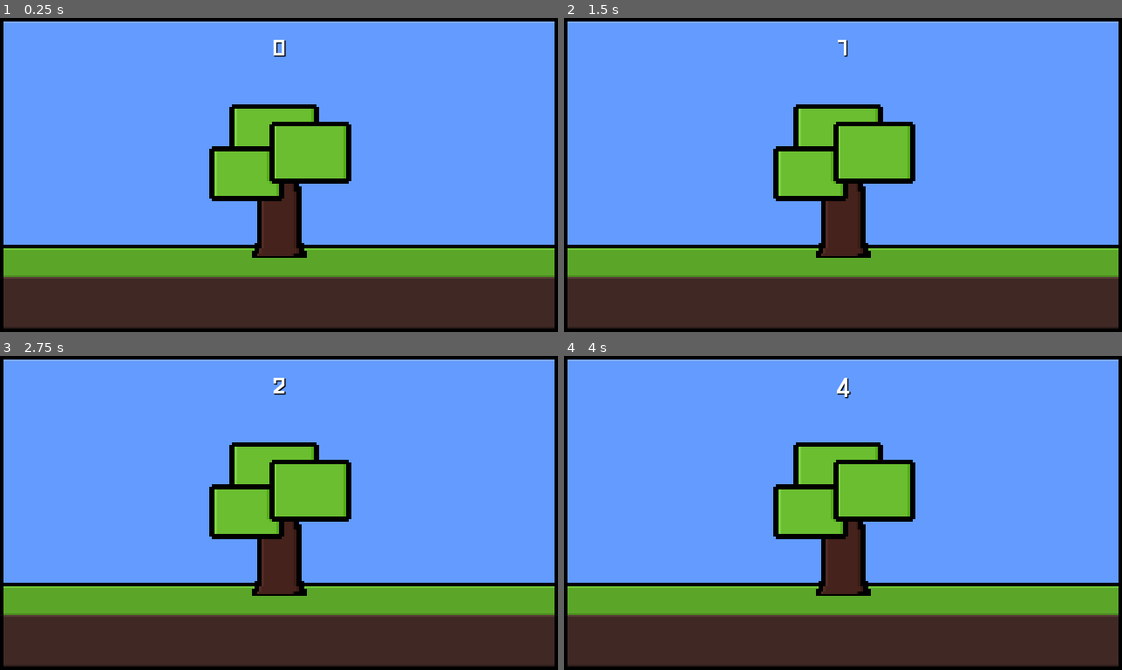
Above: before the commit, frames 1-4 (two rows, left to right).
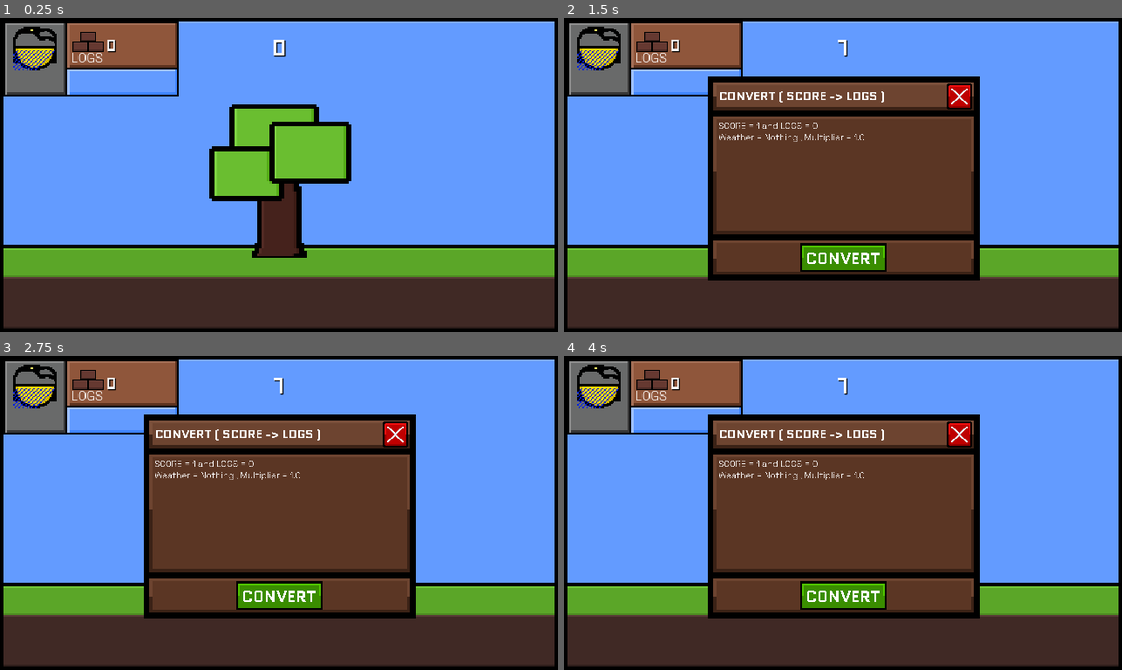
Above: after the commit, the same moments.

Repository: d3V-E/Tree-Game
Game: Godot game, scene res://scenes/main_game.tscn
Same seed, same stepped clock (60 frames per second), same inputs: the game is played once before the commit and once after it.
Inputs (mouse positions are in pixels of both pictures, inside the frame that each line leads up to):
- Up to frame 1 (0.25 s): no input
- Up to frame 2 (1.5 s): click (843, 178) at 0.5 s; click (653, 36) at 1.27 s
- Up to frame 3 (2.75 s): click (279, 594) at 2.02 s
- Up to frame 4 (4 s): click (843, 594) at 2.77 s; tap Enter at 3.5 s; move the mouse to (965, 497) at 3.52 s; hold Right from 3.53 s (still down); tap Alt at 3.6 s; click (965, 497) at 3.67 s

The runs differ from the first frame. In frame 1, 6.2% of the frame differs, in the area x 0-33%, y 1-25%; in frame 2, 37%; in frame 3, 37%; in frame 4, 37%, in the area x 0-75%, y 1-84%.

Commit message:
Update 2

Diff:
--- a/scenes/main_game.tscn
+++ b/scenes/main_game.tscn
@@ -4,7 +4,17 @@
 [ext_resource type="Texture2D" uid="uid://co068e173snsi" path="res://assets/Clear background.png" id="1_s3esy"]
 [ext_resource type="Texture2D" uid="uid://dh6rhr5qawx42" path="res://assets/Ground.png" id="2_72e8q"]
 [ext_resource type="Texture2D" uid="uid://de2wmkscsoywt" path="res://assets/Tree.png" id="3_d2op2"]
-[ext_resource type="FontFile" uid="uid://cwe5bpa0hnu8l" path="res://assets/Geo-Regular.ttf" id="5_ipu61"]
+[ext_resource type="FontFile" uid="uid://cwe5bpa0hnu8l" path="res://assets/fonts/Geo-Regular.ttf" id="5_ipu61"]
+[ext_resource type="Texture2D" uid="uid://cpkksi76fyiev" path="res://assets/Stats.png" id="6_ygxny"]
+[ext_resource type="Texture2D" uid="uid://cfxn65feljqts" path="res://assets/Log.png" id="7_wi4c7"]
+[ext_resource type="FontFile" uid="uid://8c6j0tkelvwg" path="res://assets/fonts/SpaceGrotesk-VariableFont_wght.ttf" id="8_70vka"]
+[ext_resource type="Texture2D" uid="uid://cqcrtco4e1slj" path="res://assets/Convert.png" id="9_o6v7o"]
+[ext_resource type="Texture2D" uid="uid://b5yn2tcxfdrcn" path="res://assets/weather/Cloudy.png" id="9_sp04v"]
+[ext_resource type="Texture2D" uid="uid://c5p22e2er4d3p" path="res://assets/weather/Sunny.png" id="10_ihbck"]
+[ext_resource type="FontFile" uid="uid://bvms8h4edljip" path="res://assets/fonts/Quantico-Bold.ttf" id="10_wjob3"]
+[ext_resource type="Texture2D" uid="uid://ccwwa2nmmt81g" path="res://assets/Close.png" id="11_8xp80"]
+[ext_resource type="Texture2D" uid="uid://bgb21a51lb2pk" path="res://assets/weather/Rain.png" id="11_vnsdt"]
+[ext_resource type="Texture2D" uid="uid://5lgao53anued" path="res://assets/Confirm Convert.png" id="12_o6v7o"]
 
 [node name="Main game" type="Node2D" unique_id=2099000414]
 script = ExtResource("1_0rdsr")
@@ -18,24 +28,6 @@
 [node name="Ground" type="Sprite2D" parent="CanvasLayer" unique_id=813350954]
 position = Vector2(320, 310)
 texture = ExtResource("2_72e8q")
-
-[node name="Tree" type="TextureButton" parent="CanvasLayer" unique_id=1902339895]
-anchors_preset = 8
-anchor_left = 0.5
-anchor_top = 0.5
-anchor_right = 0.5
-anchor_bottom = 0.5
-offset_left = -91.25
-offset_top = -87.25
-offset_right = 91.25
-offset_bottom = 95.25
-grow_horizontal = 2
-grow_vertical = 2
-texture_normal = ExtResource("3_d2op2")
-stretch_mode = 0
-
-[node name="SaveUPD" type="Timer" parent="CanvasLayer/Tree" unique_id=372278506]
-autostart = true
 
 [node name="Score" type="RichTextLabel" parent="CanvasLayer" unique_id=235533328]
 anchors_preset = 5
@@ -53,6 +45,128 @@
 horizontal_alignment = 1
 vertical_alignment = 1
 
+[node name="Tree" type="TextureButton" parent="CanvasLayer" unique_id=1902339895]
+anchors_preset = -1
+anchor_left = 0.35700002
+anchor_top = 0.25800002
+anchor_right = 0.643
+anchor_bottom = 0.76500005
+offset_left = 0.269989
+offset_top = -0.13000488
+offset_right = -0.27001953
+offset_bottom = -0.15002441
+grow_horizontal = 2
+grow_vertical = 2
+texture_normal = ExtResource("3_d2op2")
+stretch_mode = 0
+
+[node name="SaveUPD" type="Timer" parent="CanvasLayer/Tree" unique_id=372278506]
+autostart = true
+
+[node name="Stats" type="Sprite2D" parent="CanvasLayer" unique_id=1987372472]
+position = Vector2(104.416664, 46.75)
+scale = Vector2(1.1533333, 1.1533333)
+texture = ExtResource("6_ygxny")
+
+[node name="Log Header" type="RichTextLabel" parent="CanvasLayer/Stats" unique_id=470216563]
+offset_left = -20.303467
+offset_top = -9.320808
+offset_right = 15.2456665
+offset_bottom = 9.754341
+theme_override_fonts/normal_font = ExtResource("8_70vka")
+theme_override_font_sizes/normal_font_size = 13
+text = "LOGS"
+
+[node name="Log Count" type="RichTextLabel" parent="CanvasLayer/Stats" unique_id=58380009]
+anchors_preset = 5
+anchor_left = 0.5
+anchor_right = 0.5
+offset_left = -73.988434
+offset_top = -33.598267
+offset_right = -5.4913177
+offset_bottom = 6.286129
+grow_horizontal = 2
+theme_override_colors/font_shadow_color = Color(0, 0, 0, 1)
+theme_override_fonts/normal_font = ExtResource("5_ipu61")
+theme_override_font_sizes/normal_font_size = 24
+text = "0"
+vertical_alignment = 1
+
+[node name="Log" type="TextureButton" parent="CanvasLayer/Stats" unique_id=2030129797]
+offset_left = -19.436417
+offset_top = -38.800587
+offset_right = 13.511566
+offset_bottom = -5.852604
+texture_normal = ExtResource("7_wi4c7")
+
+[node name="Cloudy" type="Sprite2D" parent="CanvasLayer/Stats" unique_id=444764310]
+position = Vector2(-55.8526, -10.187864)
+scale = Vector2(1.3547688, 1.3547688)
+texture = ExtResource("9_sp04v")
+
+[node name="Sunny" type="Sprite2D" parent="CanvasLayer/Stats" unique_id=1024054471]
+position = Vector2(-55.8526, -10.187864)
+scale = Vector2(1.3547688, 1.3547688)
+texture = ExtResource("10_ihbck")
+
+[node name="Rain" type="Sprite2D" parent="CanvasLayer/Stats" unique_id=1164517397]
+position = Vector2(-55.8526, -10.187864)
+scale = Vector2(1.3547688, 1.3547688)
+texture = ExtResource("11_vnsdt")
+
+[node name="Convert" type="Sprite2D" parent="CanvasLayer" unique_id=13254488]
+position = Vector2(320.6667, 184)
+scale = Vector2(0.39, 0.38999996)
+texture = ExtResource("9_o6v7o")
+
+[node name="Header" type="RichTextLabel" parent="CanvasLayer/Convert" unique_id=1557404471]
+offset_left = -365.812
+offset_top = -282.05127
+offset_right = 139.3162
+offset_bottom = -202.56412
+theme_override_fonts/normal_font = ExtResource("10_wjob3")
+theme_override_font_sizes/normal_font_size = 36
+text = "CONVERT ( SCORE -> LOGS )"
+vertical_alignment = 1
+
+[node name="Close Convert" type="TextureButton" parent="CanvasLayer/Convert" unique_id=839058266]
+offset_left = 303.4188
+offset_top = -279.4872
+offset_right = 379.0085
+offset_bottom = -203.89749
+texture_normal = ExtResource("11_8xp80")
+stretch_mode = 0
+
+[node name="Convert Confirm" type="TextureButton" parent="CanvasLayer/Convert" unique_id=1355383976]
+anchors_preset = 8
+anchor_left = 0.5
+anchor_top = 0.5
+anchor_right = 0.5
+anchor_bottom = 0.5
+offset_left = -526.923
+offset_top = -108.97427
+offset_right = -273.07703
+offset_bottom = -24.358917
+grow_horizontal = 2
+grow_vertical = 2
+texture_normal = ExtResource("12_o6v7o")
+stretch_mode = 0
+
+[node name="Info" type="RichTextLabel" parent="CanvasLayer/Convert" unique_id=1620477750]
+offset_left = -368.37613
+offset_top = -171.79489
+offset_right = 372.6495
+offset_bottom = -53.84616
+theme_override_fonts/normal_font = ExtResource("8_70vka")
+theme_override_font_sizes/normal_font_size = 26
+text = "EXAMPLE"
+
 [connection signal="button_down" from="CanvasLayer/Tree" to="." method="_on_tree_button_down"]
 [connection signal="button_up" from="CanvasLayer/Tree" to="." method="_on_tree_button_up"]
 [connection signal="timeout" from="CanvasLayer/Tree/SaveUPD" to="." method="_on_save_upd_timeout"]
+[connection signal="button_down" from="CanvasLayer/Stats/Log" to="." method="_on_log_button_down"]
+[connection signal="button_up" from="CanvasLayer/Stats/Log" to="." method="_on_log_button_up"]
+[connection signal="button_down" from="CanvasLayer/Convert/Close Convert" to="." method="_on_close_convert_button_down"]
+[connection signal="button_up" from="CanvasLayer/Convert/Close Convert" to="." method="_on_close_convert_button_up"]
+[connection signal="button_down" from="CanvasLayer/Convert/Convert Confirm" to="." method="_on_convert_confirm_button_down"]
+[connection signal="button_up" from="CanvasLayer/Convert/Convert Confirm" to="." method="_on_convert_confirm_button_up"]
--- a/scripts/main_game.gd
+++ b/scripts/main_game.gd
@@ -5,17 +5,30 @@
 const save_path = "user://userdata.save"
 
 @onready var tree: TextureButton = $CanvasLayer/Tree
+@onready var convertlog : TextureButton = $CanvasLayer/Stats/Log
+@onready var closeconvert : TextureButton = $"CanvasLayer/Convert/Close Convert"
+@onready var convertconfirm: TextureButton = $"CanvasLayer/Convert/Convert Confirm"
+@onready var convertdg: Sprite2D = $CanvasLayer/Convert
+
+
+
 
 var score = 0
+var wood = 0
+var weather = "Nothing"
+var weathermulti = 1.0
+
 
 
 
 signal score_changed
+signal wood_changed
 
 
 func save_data():
 	var data = {
-		"score": score
+		"score": score,
+		"wood": wood
 	}
 	var file = FileAccess.open(save_path , FileAccess.WRITE)
 	file.store_var(data)
@@ -30,6 +43,7 @@
 		file.close()
 		if typeof(data) == TYPE_DICTIONARY:
 			score = data.get("score" , 0)
+			wood = data.get("wood" , 0)
 	else:
 		save_data()
 
@@ -44,10 +58,24 @@
 func _ready():
 	load_data()
 	tree.pivot_offset = tree.size / 2
+	convertlog.pivot_offset = convertlog.size / 2
+	closeconvert.pivot_offset = closeconvert.size / 2
+	convertconfirm.pivot_offset = convertconfirm.size / 2
 	$CanvasLayer/Score.text = str(score)
+	$"CanvasLayer/Stats/Log Count".text = str(wood)
+	hconverttree()
 
 
 
+
+func sconverttree():
+	convertdg.visible = true
+	$CanvasLayer/Convert/Info.text = "SCORE = " + str(score) + " and LOGS = " + str(wood) + "\nWeather = " + str(weather) + " , Multiplier = " + str(weathermulti)
+
+
+
+func hconverttree():
+	convertdg.visible = false
 
 
 
@@ -59,12 +87,15 @@
 
 
 func _on_tree_button_up():
-	var tween = get_tree().create_tween()
-	tween.tween_property(tree , "scale" , Vector2(1 , 1), .1)
-	score += 1
-	$CanvasLayer/Score.text = str(score)
-	emit_signal("score_changed")
-	save_data()
+	if convertdg.visible == false:
+		var tween = get_tree().create_tween()
+		tween.tween_property(tree , "scale" , Vector2(1 , 1), .1)
+		score += 1
+		$CanvasLayer/Score.text = str(score)
+		emit_signal("score_changed")
+		save_data()
+	else:
+		pass
 
 
 
@@ -72,5 +103,61 @@
 
 func _on_save_upd_timeout():
 	emit_signal("score_changed")
+	emit_signal("wood_changed")
 	$CanvasLayer/Score.text = str(score)
+	$"CanvasLayer/Stats/Log Count".text = str(wood)
 	save_data()
+
+
+
+
+func _on_log_button_down():
+	var tween = get_tree().create_tween()
+	tween.tween_property(convertlog , "scale" , Vector2(.9 , .9) , .1)
+
+
+
+
+
+func _on_log_button_up():
+	var tween = get_tree().create_tween()
+	tween.tween_property(convertlog , "scale" , Vector2 ( 1 , 1) , .1)
+	sconverttree()
+
+
+
+
+
+func _on_convert_confirm_button_down():
+	var tween = get_tree().create_tween()
+	tween.tween_property(convertconfirm , "scale" , Vector2(.9 , .9) , .1)
+
+
+
+
+
+
+func _on_convert_confirm_button_up():
+	var tween = get_tree().create_tween()
+	tween.tween_property(convertconfirm , "scale" , Vector2(1 , 1), .1)
+	$CanvasLayer/Convert/Info.text = "SCORE = " + str(score) + " and LOGS = " + str(wood) + "\nWeather = " + str(weather) + " , Multiplier = " + str(weathermulti)
+
+
+
+
+
+
+func _on_close_convert_button_down():
+	var tween = get_tree().create_tween()
+	tween.tween_property(closeconvert , "scale" , Vector2(.9 , .9) , .1)
+
+
+
+
+
+
+
+func _on_close_convert_button_up():
+	var tween = get_tree().create_tween()
+	tween.tween_property(closeconvert , "scale" , Vector2(1 , 1) , .1)
+	hconverttree()
Binary file added: assets/Close.png
Not shown, added: assets/Close.png.import
Binary file added: assets/Confirm Convert.png
Not shown, added: assets/Confirm Convert.png.import
Binary file added: assets/Convert.png
Not shown, added: assets/Convert.png.import
Binary file added: assets/Green button.png
Not shown, added: assets/Green button.png.import
Binary file added: assets/Stats.png
Not shown, added: assets/Stats.png.import
Renamed: assets/Geo-Regular.ttf -> assets/fonts/Geo-Regular.ttf
Not shown, added: assets/fonts/Geo-Regular.ttf.import
(and 10 more such lines)
